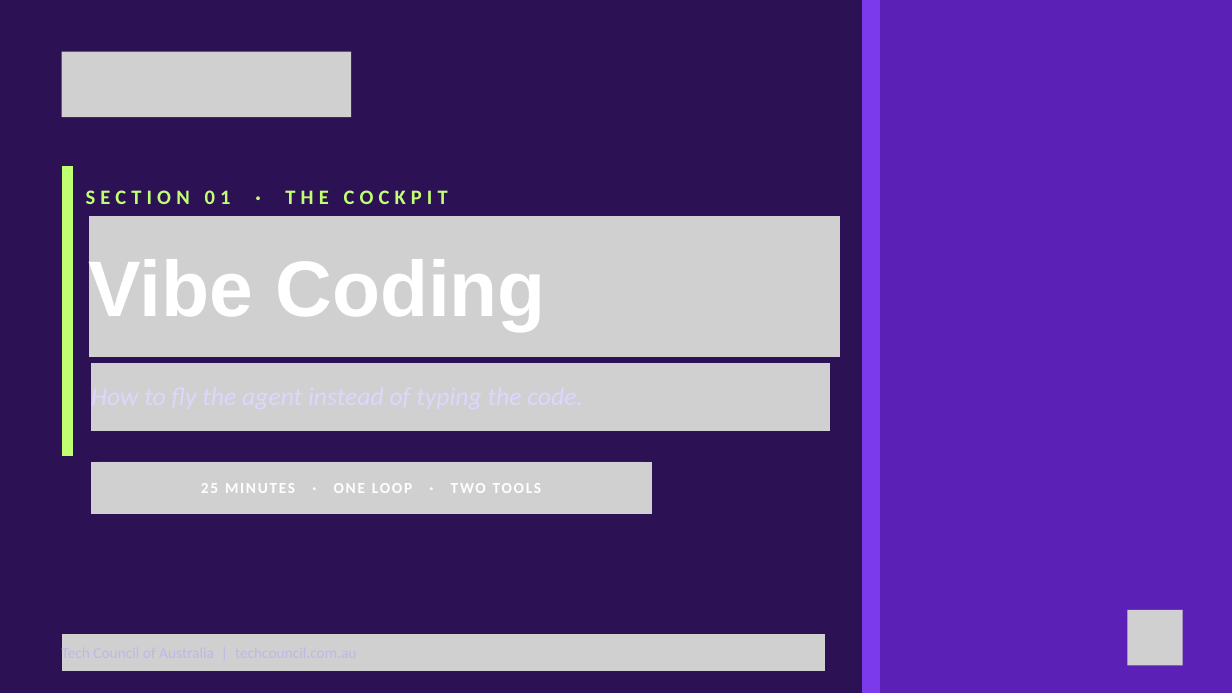
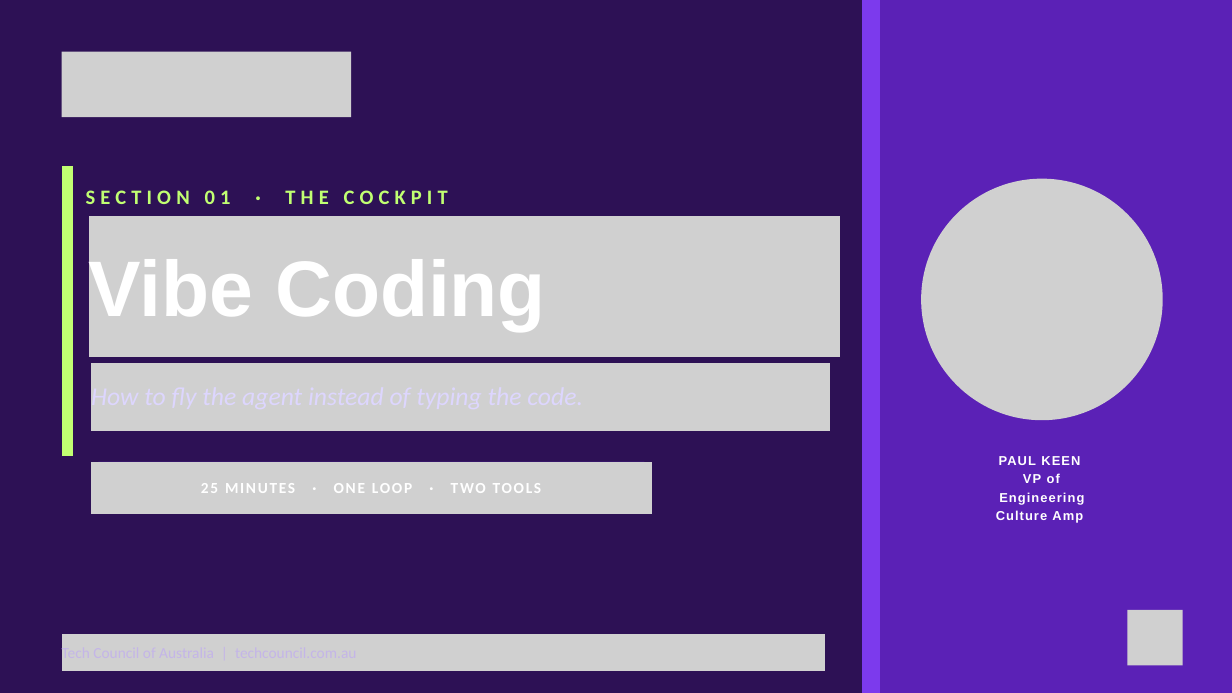
Before and after one commit to paulkeen/tca-habits, a slide deck: slide 12 of docs/Master_Back in the Code.pptx. Drawn at 1232x693 pixels with LibreOffice and Linux fonts; fonts in the diff are those of the drawing; grey boxes stand for pictures. Boxes give left, top, right and bottom in pixels: in the first picture for what was removed or moved away, otherwise in the second. Text is boxed around its words. In the diff, an @@ line names an element or a change of style, - is before the commit and + after.

```diff
--- a/docs/Master_Back in the Code.pptx
+++ b/docs/Master_Back in the Code.pptx
@@ picture added at <box>921,179,1162,420</box> @@
@@ text added at <box>996,456,1084,523</box>, 15.1 pt, text #FFFFFF, bold @@
+PAUL KEEN
+VP of Engineering
+Culture Amp
```
Also in this commit, not shown: 4 other slides changed.
